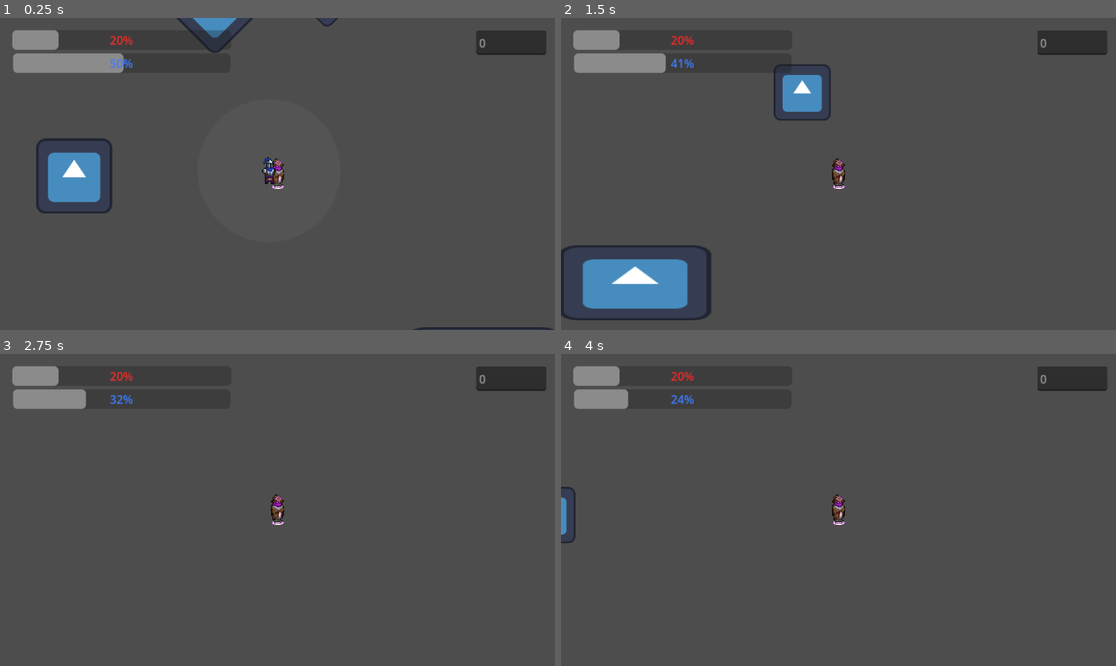
Above: before the commit, frames 1-4 (two rows, left to right).
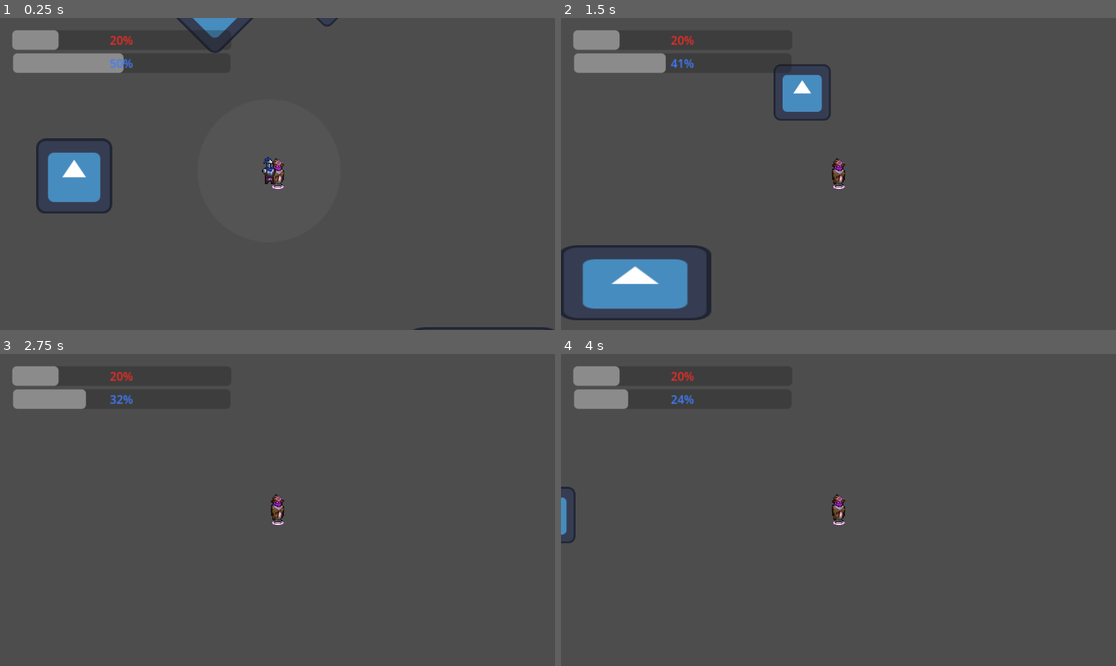
Above: after the commit, the same moments.

Repository: Edison272/freemancer
Game: Godot game, scene res://Scene/kingdom.tscn
Same seed, same stepped clock (60 frames per second), same inputs: the game is played once before the commit and once after it. The engine's default icon, where the game draws it, is replaced by a stand-in: a white triangle on a blue panel in a dark square.
Inputs:
- Up to frame 1 (0.25 s): no input
- Up to frame 2 (1.5 s): hold D (move_right) 0.53-1.28 s; tap Space (cast_spell) at 0.6, 1.35 s; hold S (move_down) from 1.28 s (still down)
- Up to frame 3 (2.75 s): release S (move_down) at 2.03 s; hold D (move_right) from 2.03 s (still down); tap Space (cast_spell) at 2.1 s
- Up to frame 4 (4 s): tap Enter at 2.75 s; release D (move_right) at 2.78 s; hold W (move_up) 2.78-3.53 s; tap Space (cast_spell) at 2.85, 3.5, 3.6 s; hold A (move_left) from 3.53 s (still down)

The runs differ from the first frame. In frame 1, 1.0% of the frame differs, in the area x 85-99%, y 4-12%; in frame 2, 1.0%; in frame 3, 1.0%; in frame 4, 1.0%.

Commit message:
Revert "Added new object derivative scenes for job system"
This reverts commit 3b934354e362c5292949af52b80b93a7337e656d.

Diff:
--- a/Jobs/DeliveryJob.gd
+++ /dev/null
@@ -1 +0,0 @@
-extends StaticBody2D
--- a/Jobs/JobManager.gd
+++ /dev/null
@@ -1 +0,0 @@
-extends Node
--- a/Player/player.gd
+++ b/Player/player.gd
@@ -12,8 +12,6 @@
 
 const BASE_SPEED = 400
 var speed = BASE_SPEED
-
-var money = 0;
 
 # Called when the node enters the scene tree for the first time.
 func _ready() -> void:
--- a/Player/player.tscn
+++ b/Player/player.tscn
@@ -33,11 +33,3 @@
 offset_right = -65.0
 offset_bottom = -140.0
 theme_override_colors/font_color = Color(0.24822837, 0.49321663, 1, 1)
-
-[node name="money" type="TextEdit" parent="."]
-layout_direction = 2
-offset_left = 275.0
-offset_top = -199.0
-offset_right = 372.0
-offset_bottom = -165.0
-placeholder_text = "0"
--- a/Scene/Destination.tscn
+++ /dev/null
@@ -1,10 +0,0 @@
-[gd_scene load_steps=3 format=3 uid="uid://dy0amx4r6ijjx"]
-
-[ext_resource type="PackedScene" uid="uid://bxgjn72tktmvb" path="res://Scene/object.tscn" id="1_te5au"]
-[ext_resource type="Texture2D" uid="uid://b6c7bcm23kkfa" path="res://Sprites/FireFighter.png" id="2_3igyw"]
-
-[node name="Object" instance=ExtResource("1_te5au")]
-scale = Vector2(1.25, 1.25)
-
-[node name="Sprite2D" parent="." index="0"]
-texture = ExtResource("2_3igyw")
--- a/Scene/Package.tscn
+++ /dev/null
@@ -1,16 +0,0 @@
-[gd_scene load_steps=4 format=3 uid="uid://cng8476whurvv"]
-
-[ext_resource type="PackedScene" uid="uid://bxgjn72tktmvb" path="res://Scene/object.tscn" id="1_8ju2s"]
-[ext_resource type="Texture2D" uid="uid://dh8gp6dr414x8" path="res://Sprites/Circle.png" id="2_ysmlf"]
-
-[sub_resource type="CircleShape2D" id="CircleShape2D_60ttr"]
-radius = 52.87929
-
-[node name="Object" instance=ExtResource("1_8ju2s")]
-scale = Vector2(0.2, 0.2)
-
-[node name="Sprite2D" parent="." index="0"]
-texture = ExtResource("2_ysmlf")
-
-[node name="CollisionShape2D" parent="." index="1"]
-shape = SubResource("CircleShape2D_60ttr")
--- a/Scene/kingdom.tscn
+++ b/Scene/kingdom.tscn
@@ -1,9 +1,8 @@
-[gd_scene load_steps=5 format=3 uid="uid://c7bacjjn5swko"]
+[gd_scene load_steps=4 format=3 uid="uid://c7bacjjn5swko"]
 
 [ext_resource type="PackedScene" uid="uid://7ob5lh5ro8xi" path="res://Player/player.tscn" id="1_6o4hl"]
 [ext_resource type="PackedScene" uid="uid://biochcbwnh7t7" path="res://Cop/cop.tscn" id="2_7y03x"]
-[ext_resource type="PackedScene" uid="uid://bxgjn72tktmvb" path="res://Scene/object.tscn" id="3_7y03x"]
-[ext_resource type="Script" uid="uid://dwsfriwlm5xcy" path="res://Jobs/DeliveryJob.gd" id="4_mdwgd"]
+[ext_resource type="PackedScene" path="res://Scene/object.tscn" id="3_7y03x"]
 
 [node name="map" type="Node2D"]
 
@@ -17,7 +16,6 @@
 z_index = -5
 position = Vector2(-282, 1)
 scale = Vector2(2, 2)
-script = ExtResource("4_mdwgd")
 
 [node name="Object2" parent="Objects" instance=ExtResource("3_7y03x")]
 z_index = -5
--- a/Scene/object.tscn
+++ b/Scene/object.tscn
@@ -2,7 +2,8 @@
 
 [ext_resource type="Texture2D" uid="uid://5rtoy7ffekuc" path="res://icon.svg" id="1_l2ofb"]
 
-[sub_resource type="RectangleShape2D" id="RectangleShape2D_1cphs"]
+[sub_resource type="RectangleShape2D" id="RectangleShape2D_3xuqs"]
+size = Vector2(60, 59)
 
 [node name="Object" type="StaticBody2D"]
 
@@ -13,4 +14,4 @@
 
 [node name="CollisionShape2D" type="CollisionShape2D" parent="."]
 position = Vector2(0.31253052, 0.5000019)
-shape = SubResource("RectangleShape2D_1cphs")
+shape = SubResource("RectangleShape2D_3xuqs")
Not shown, removed: Jobs/DeliveryJob.gd.uid
Not shown, removed: Jobs/JobManager.gd.uid
